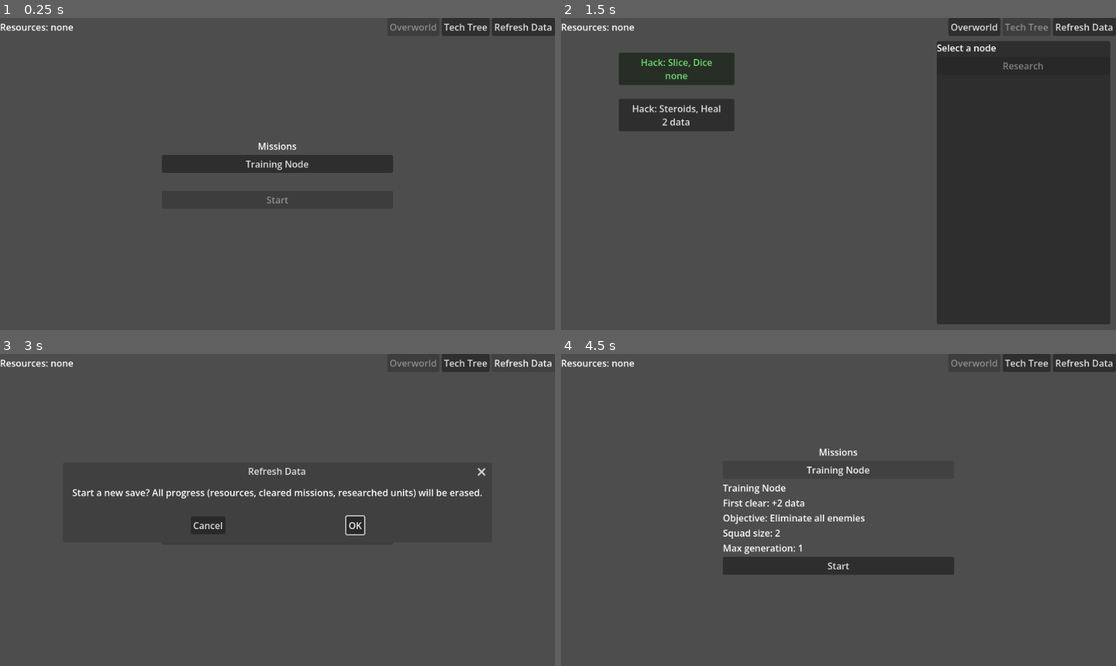
Above: before the commit, frames 1-4 (two rows, left to right).
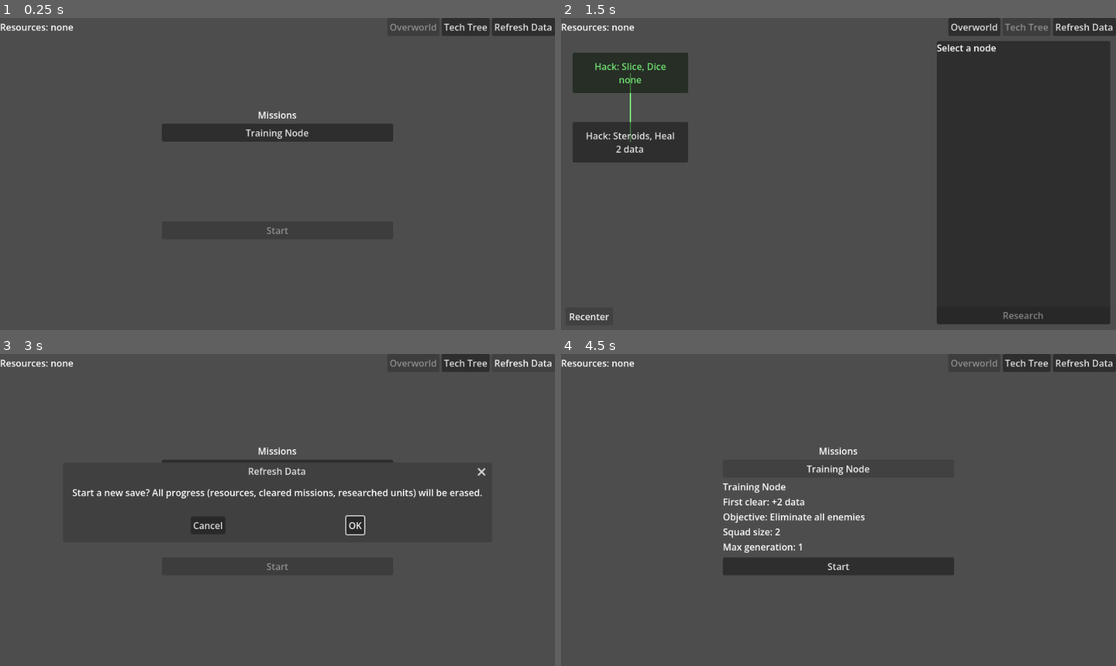
Above: after the commit, the same moments.

Repository: thirdfortuno/neufall
Game: Godot game, scene res://Overworld/Overworld.tscn
Same seed, same stepped clock (60 frames per second), same inputs: the game is played once before the commit and once after it.
Inputs (mouse positions are in pixels of both pictures, inside the frame that each line leads up to):
- Up to frame 1 (0.25 s): no input
- Up to frame 2 (1.5 s): click "Tech Tree" at 0.5 s; click (588, 317) at 1.25 s, where only the run after the commit has a clickable "Recenter"
- Up to frame 3 (3 s): click "Overworld" at 2 s; click "Refresh Data" at 2.75 s
- Up to frame 4 (4.5 s): click "OK" at 3.5 s; click "Training Node" at 4.25 s

The runs differ from the first frame. In frame 1, 4.9% of the frame differs, in the area x 29-71%, y 29-70%; in frame 2, 6.6%, in the area x 1-87%, y 11-97%; in frame 3, 0.5%; in frame 4, 1.1%.

Commit message:
Add tech prerequisites, automatic tree layout, and scrolling lists

Diff:
--- a/Battle/UI/DeployUI.gd
+++ b/Battle/UI/DeployUI.gd
@@ -6,7 +6,8 @@
 
 var roster_buttons = {}
 
-@onready var RosterList = $VBox/Roster
+@onready var RosterScroll = $VBox/RosterScroll
+@onready var RosterList = $VBox/RosterScroll/Roster
 @onready var ObjectiveLabel = $VBox/Objective
 @onready var CountLabel = $VBox/Count
 @onready var GoalsLabel = $VBox/Goals
@@ -25,6 +26,7 @@
 		RosterList.add_child(button)
 		roster_buttons[unit_id] = button
 
+	RosterScroll.fit(RosterList)
 	set_count(0, max_count)
 
 func show_objective(text):
--- a/Battle/UI/DeployUI.tscn
+++ b/Battle/UI/DeployUI.tscn
@@ -1,6 +1,7 @@
-[gd_scene load_steps=2 format=3]
+[gd_scene load_steps=3 format=3]
 
 [ext_resource type="Script" path="res://Battle/UI/DeployUI.gd" id="1_deploy"]
+[ext_resource type="Script" path="res://UI/CappedScroll.gd" id="2_scroll"]
 
 [node name="DeployUI" type="PanelContainer"]
 offset_left = 620.0
@@ -24,8 +25,15 @@
 [node name="Count" type="Label" parent="VBox"]
 layout_mode = 2
 
-[node name="Roster" type="VBoxContainer" parent="VBox"]
+[node name="RosterScroll" type="ScrollContainer" parent="VBox"]
 layout_mode = 2
+horizontal_scroll_mode = 0
+script = ExtResource("2_scroll")
+max_height = 180
+
+[node name="Roster" type="VBoxContainer" parent="VBox/RosterScroll"]
+layout_mode = 2
+size_flags_horizontal = 3
 
 [node name="Goals" type="Label" parent="VBox"]
 custom_minimum_size = Vector2(300, 0)
--- a/Data/Defs/TechNodeDef.gd
+++ b/Data/Defs/TechNodeDef.gd
@@ -3,5 +3,5 @@
 
 @export var unit: UnitDef
 @export var cost: Dictionary = {}
-@export var requires: Array[TechNodeDef] = []
-@export var position: Vector2 = Vector2.ZERO
+@export var required_units: Array[UnitDef] = []
+@export_enum("all", "any") var requires_mode: String = "all"
--- a/Data/Validator.gd
+++ b/Data/Validator.gd
@@ -30,28 +30,34 @@
 
 	return errors
 
-func tech_errors(node_id, def, node_ids, unit_ids):
+func tech_errors(node_id, def, unit_ids, obtainable_unit_ids):
 	var errors = []
 	var label = "Tech node %s" % node_id
+	var own_unit_id = ""
 
 	if def.unit == null:
 		errors.append("%s: has no unit" % label)
-	elif !unit_ids.has(def.unit.resource_path.get_file().get_basename()):
-		errors.append("%s: unit %s is not a valid unit in the UnitLibrary" % [label, def.unit.resource_path.get_file().get_basename()])
+	else:
+		own_unit_id = def.unit.resource_path.get_file().get_basename()
+		if !unit_ids.has(own_unit_id):
+			errors.append("%s: unit %s is not a valid unit in the UnitLibrary" % [label, own_unit_id])
 
 	for type in def.cost:
 		if typeof(def.cost[type]) != TYPE_INT || def.cost[type] < 0:
 			errors.append("%s: cost for '%s' must be a whole number of 0 or more" % [label, type])
 
-	for required in def.requires:
+	for required in def.required_units:
 		if required == null:
-			errors.append("%s: a requires slot is empty" % label)
-			continue
+			errors.append("%s: a required_units slot is empty" % label)
+			continue
+
 		var required_id = required.resource_path.get_file().get_basename()
-		if required_id == node_id:
-			errors.append("%s: requires itself" % label)
-		elif !node_ids.has(required_id):
-			errors.append("%s: requires %s, which is not in the TechTree" % [label, required_id])
+		if required_id == own_unit_id:
+			errors.append("%s: requires its own unit" % label)
+		elif !unit_ids.has(required_id):
+			errors.append("%s: requires unit %s, which is not a valid unit in the UnitLibrary" % [label, required_id])
+		elif !obtainable_unit_ids.has(required_id):
+			errors.append("%s: requires unit %s, which no tech node unlocks and which does not start unlocked" % [label, required_id])
 
 	return errors
 
--- a/Data/tech/hack.tres
+++ b/Data/tech/hack.tres
@@ -7,5 +7,3 @@
 script = ExtResource("1_node")
 unit = ExtResource("2_unit")
 cost = {}
-requires = Array[ExtResource("1_node")]([])
-position = Vector2(100, 20)
--- a/Data/tech/hack_support.tres
+++ b/Data/tech/hack_support.tres
@@ -1,7 +1,9 @@
-[gd_resource type="Resource" script_class="TechNodeDef" load_steps=3 format=3]
+[gd_resource type="Resource" script_class="TechNodeDef" load_steps=5 format=3]
 
 [ext_resource type="Script" path="res://Data/Defs/TechNodeDef.gd" id="1_node"]
 [ext_resource type="Resource" path="res://Data/units/hack_support.tres" id="2_unit"]
+[ext_resource type="Script" path="res://Data/Defs/UnitDef.gd" id="3_unitdef"]
+[ext_resource type="Resource" path="res://Data/units/hack.tres" id="4_hack"]
 
 [resource]
 script = ExtResource("1_node")
@@ -9,5 +11,4 @@
 cost = {
 "data": 2
 }
-requires = Array[ExtResource("1_node")]([])
-position = Vector2(100, 100)
+required_units = Array[ExtResource("3_unitdef")]([ExtResource("4_hack")])
--- a/Game/Game.gd
+++ b/Game/Game.gd
@@ -5,6 +5,7 @@
 const TECH_TREE = "res://Data/TechTree.tres"
 const CAMPAIGN = "res://Data/Campaign.tres"
 const Validator = preload("res://Data/Validator.gd")
+const TechLayout = preload("res://Game/TechLayout.gd")
 const TARGET_NAMES = ["enemy", "ally", "self", "tile"]
 const BLOCKER_NAMES = ["tile", "unit"]
 
@@ -193,10 +194,15 @@
 func node_state(node_id):
 	if is_node_unlocked(node_id):
 		return "unlocked"
-	for required_id in tech_nodes[node_id]["requires"]:
-		if !is_node_unlocked(required_id):
-			return "locked"
+	if !_prerequisites_met(node_id):
+		return "locked"
 	return "available"
+
+func node_for_unit(unit_id):
+	for node_id in tech_nodes:
+		if tech_nodes[node_id]["unit"] == unit_id:
+			return node_id
+	return null
 
 func can_afford(cost):
 	for type in cost:
@@ -402,54 +408,106 @@
 func _load_tech():
 	var tree = ResourceLoader.load(TECH_TREE, "", ResourceLoader.CACHE_MODE_REPLACE_DEEP)
 
-	var node_ids = []
-	var requires_by_id = {}
+	var node_for_unit_id = {}
+	var skipped = []
 	for node in tree.nodes:
 		if node == null:
 			_report_errors(["TechTree: a node slot is empty"])
 			continue
-
-		node_ids.append(_resource_id(node))
-		var requires = []
-		for required in node.requires:
-			if required != null:
-				requires.append(_resource_id(required))
-		requires_by_id[_resource_id(node)] = requires
+		if node.unit == null:
+			continue
+
+		var unit_id = _resource_id(node.unit)
+		if node_for_unit_id.has(unit_id):
+			_report_errors(["Tech nodes %s and %s both unlock unit %s" % [node_for_unit_id[unit_id], _resource_id(node), unit_id]])
+			skipped.append(_resource_id(node))
+		else:
+			node_for_unit_id[unit_id] = _resource_id(node)
+
+	var obtainable = node_for_unit_id.keys()
+	for unit_id in units:
+		if units[unit_id]["starts_unlocked"] && !obtainable.has(unit_id):
+			obtainable.append(unit_id)
+
+	var requires_by_id = {}
+	for node in tree.nodes:
+		if node == null || skipped.has(_resource_id(node)):
+			continue
+
+		var needs = []
+		if node.requires_mode == "all":
+			for required in node.required_units:
+				if required != null && node_for_unit_id.has(_resource_id(required)):
+					needs.append(node_for_unit_id[_resource_id(required)])
+		requires_by_id[_resource_id(node)] = needs
 
 	var in_cycle = validator.tech_cycle_ids(requires_by_id)
 
 	for node in tree.nodes:
-		if node == null:
+		if node == null || skipped.has(_resource_id(node)):
 			continue
 
 		var node_id = _resource_id(node)
-		var errors = validator.tech_errors(node_id, node, node_ids, units.keys())
+		var errors = validator.tech_errors(node_id, node, units.keys(), obtainable)
 		if in_cycle.has(node_id):
-			errors.append("Tech node %s: is part of a requires cycle" % node_id)
-		if tech_nodes.has(node_id):
-			errors.append("Tech node %s: listed twice in the TechTree" % node_id)
+			errors.append("Tech node %s: is part of a prerequisite cycle" % node_id)
 
 		if errors.size() > 0:
 			_report_errors(errors)
 			continue
+
+		var required_ids = []
+		for required in node.required_units:
+			required_ids.append(_resource_id(required))
 
 		tech_nodes[node_id] = {
 			"unit": _resource_id(node.unit),
 			"cost": node.cost.duplicate(),
-			"requires": requires_by_id[node_id],
-			"position": node.position
+			"required_units": required_ids,
+			"requires_mode": node.requires_mode
 		}
 
 	var changed = true
 	while changed:
 		changed = false
 		for node_id in tech_nodes.keys():
-			for required_id in tech_nodes[node_id]["requires"]:
-				if !tech_nodes.has(required_id):
-					_report_errors(["Tech node %s: requires %s, which has errors" % [node_id, required_id]])
-					tech_nodes.erase(node_id)
-					changed = true
-					break
+			if !_prerequisites_obtainable(node_id):
+				_report_errors(["Tech node %s: can never be unlocked, because a prerequisite unit's node has errors" % node_id])
+				tech_nodes.erase(node_id)
+				changed = true
+
+	var positions = TechLayout.new().layout(tech_nodes)
+	for node_id in positions:
+		tech_nodes[node_id]["position"] = positions[node_id]
+
+func _prerequisites_obtainable(node_id):
+	var node = tech_nodes[node_id]
+	var available_count = 0
+	for unit_id in node["required_units"]:
+		if units[unit_id]["starts_unlocked"] || node_for_unit(unit_id) != null:
+			available_count = available_count + 1
+
+	if node["required_units"].size() == 0:
+		return true
+	if node["requires_mode"] == "any":
+		return available_count > 0
+	return available_count == node["required_units"].size()
+
+func _prerequisites_met(node_id):
+	var node = tech_nodes[node_id]
+	if node["required_units"].size() == 0:
+		return true
+
+	if node["requires_mode"] == "any":
+		for unit_id in node["required_units"]:
+			if is_unit_unlocked(unit_id):
+				return true
+		return false
+
+	for unit_id in node["required_units"]:
+		if !is_unit_unlocked(unit_id):
+			return false
+	return true
 
 func _resource_id(resource):
 	return resource.resource_path.get_file().get_basename()
--- /dev/null
+++ b/Game/TechLayout.gd
@@ -0,0 +1,107 @@
+const NODE_SIZE = Vector2(200, 70)
+const COLUMN_STEP = 240.0
+const ROW_STEP = 120.0
+const MARGIN = Vector2(20, 20)
+const SWEEPS = 4
+
+func layout(tech_nodes):
+	var ids = tech_nodes.keys()
+	if ids.size() == 0:
+		return {}
+
+	var parents = _parents(tech_nodes)
+	var depth = _depths(ids, parents)
+	var layers = _ordered_layers(ids, parents, depth)
+	return _positions(layers)
+
+func _parents(tech_nodes):
+	var result = {}
+	for node_id in tech_nodes:
+		var list = []
+		for unit_id in tech_nodes[node_id]["required_units"]:
+			for other_id in tech_nodes:
+				if other_id != node_id && tech_nodes[other_id]["unit"] == unit_id:
+					list.append(other_id)
+		result[node_id] = list
+	return result
+
+func _depths(ids, parents):
+	var depth = {}
+	for node_id in ids:
+		depth[node_id] = 0
+
+	for iteration in ids.size():
+		var changed = false
+		for node_id in ids:
+			for parent_id in parents[node_id]:
+				var wanted = min(depth[parent_id] + 1, ids.size())
+				if wanted > depth[node_id]:
+					depth[node_id] = wanted
+					changed = true
+		if !changed:
+			break
+
+	return depth
+
+func _ordered_layers(ids, parents, depth):
+	var layer_count = 0
+	for node_id in ids:
+		layer_count = max(layer_count, depth[node_id] + 1)
+
+	var layers = []
+	for i in layer_count:
+		layers.append([])
+	for node_id in ids:
+		layers[depth[node_id]].append(node_id)
+
+	for sweep in SWEEPS:
+		var index_of = {}
+		for layer in layers:
+			for i in layer.size():
+				index_of[layer[i]] = i
+
+		for layer_index in range(1, layers.size()):
+			var keyed = []
+			for i in layers[layer_index].size():
+				var node_id = layers[layer_index][i]
+				var total = 0.0
+				var count = 0
+				for parent_id in parents[node_id]:
+					if depth[parent_id] < layer_index:
+						total = total + index_of[parent_id]
+						count = count + 1
+
+				var barycenter = float(i)
+				if count > 0:
+					barycenter = total / count
+				keyed.append([barycenter, i, node_id])
+
+			keyed.sort_custom(Callable(self, "_compare_keyed"))
+
+			var ordered = []
+			for entry in keyed:
+				ordered.append(entry[2])
+			layers[layer_index] = ordered
+
+	return layers
+
+func _compare_keyed(a, b):
+	if a[0] == b[0]:
+		return a[1] < b[1]
+	return a[0] < b[0]
+
+func _positions(layers):
+	var positions = {}
+	var min_x = INF
+
+	for layer_index in layers.size():
+		var layer = layers[layer_index]
+		for i in layer.size():
+			var x = (i - (layer.size() - 1) / 2.0) * COLUMN_STEP
+			positions[layer[i]] = Vector2(x, layer_index * ROW_STEP)
+			min_x = min(min_x, x)
+
+	for node_id in positions:
+		positions[node_id] = positions[node_id] - Vector2(min_x, 0) + MARGIN
+
+	return positions
--- a/Overworld/Overworld.gd
+++ b/Overworld/Overworld.gd
@@ -1,7 +1,8 @@
 extends Control
 
-@onready var MissionList = $Center/VBox/MissionList
-@onready var Details = $Center/VBox/Details
+@onready var MissionScroll = $Center/VBox/MissionScroll
+@onready var MissionList = $Center/VBox/MissionScroll/MissionList
+@onready var Details = $Center/VBox/DetailsScroll/Details
 @onready var StartButton = $Center/VBox/StartButton
 @onready var ErrorsLabel = $Center/VBox/Errors
 
@@ -24,6 +25,8 @@
 		button.disabled = !Game.is_unlocked(mission)
 		button.pressed.connect(_on_mission_button_pressed.bind(mission_id))
 		MissionList.add_child(button)
+
+	MissionScroll.fit(MissionList)
 
 func _details_text(mission_id):
 	var mission = Game.missions[mission_id]
--- a/Overworld/Overworld.tscn
+++ b/Overworld/Overworld.tscn
@@ -1,7 +1,8 @@
-[gd_scene load_steps=3 format=3]
+[gd_scene load_steps=4 format=3]
 
 [ext_resource type="Script" path="res://Overworld/Overworld.gd" id="1_select"]
 [ext_resource type="PackedScene" path="res://UI/TopBar.tscn" id="2_topbar"]
+[ext_resource type="Script" path="res://UI/CappedScroll.gd" id="3_scroll"]
 
 [node name="Overworld" type="Control"]
 layout_mode = 3
@@ -35,12 +36,25 @@
 text = "Missions"
 horizontal_alignment = 1
 
-[node name="MissionList" type="VBoxContainer" parent="Center/VBox"]
+[node name="MissionScroll" type="ScrollContainer" parent="Center/VBox"]
 layout_mode = 2
+horizontal_scroll_mode = 0
+script = ExtResource("3_scroll")
+max_height = 200
 
-[node name="Details" type="Label" parent="Center/VBox"]
-custom_minimum_size = Vector2(400, 0)
+[node name="MissionList" type="VBoxContainer" parent="Center/VBox/MissionScroll"]
 layout_mode = 2
+size_flags_horizontal = 3
+
+[node name="DetailsScroll" type="ScrollContainer" parent="Center/VBox"]
+custom_minimum_size = Vector2(400, 130)
+layout_mode = 2
+horizontal_scroll_mode = 0
+
+[node name="Details" type="Label" parent="Center/VBox/DetailsScroll"]
+custom_minimum_size = Vector2(380, 0)
+layout_mode = 2
+size_flags_horizontal = 3
 autowrap_mode = 3
 
 [node name="StartButton" type="Button" parent="Center/VBox"]
--- a/TechTree/TechTree.gd
+++ b/TechTree/TechTree.gd
@@ -1,6 +1,7 @@
 extends Control
 
-const NODE_SIZE = Vector2(200, 56)
+const TechLayout = preload("res://Game/TechLayout.gd")
+const NODE_SIZE = TechLayout.NODE_SIZE
 const STATE_COLORS = {
 	"unlocked": Color(0.5, 1.0, 0.5),
 	"available": Color(1.0, 1.0, 1.0),
@@ -8,19 +9,20 @@
 }
 
 @onready var Content = $PanView/Content
-@onready var Info = $Details/VBox/Info
+@onready var Info = $Details/VBox/InfoScroll/Info
 @onready var ResearchButton = $Details/VBox/ResearchButton
 
 var node_buttons = {}
 var selected_id
+var lines_canvas
 
 func _ready():
 	$TopBar.set_current("tech_tree")
 
-	var lines = Control.new()
-	lines.mouse_filter = Control.MOUSE_FILTER_IGNORE
-	lines.draw.connect(_draw_lines.bind(lines))
-	Content.add_child(lines)
+	lines_canvas = Control.new()
+	lines_canvas.mouse_filter = Control.MOUSE_FILTER_IGNORE
+	lines_canvas.draw.connect(_draw_lines.bind(lines_canvas))
+	Content.add_child(lines_canvas)
 
 	for node_id in Game.tech_nodes:
 		var node = Game.tech_nodes[node_id]
@@ -31,29 +33,55 @@
 			Game.unit_label(node["unit"]),
 			Game.resources_text(node["cost"])
 		]
+		if node["required_units"].size() > 1:
+			button.text = button.text + "\nNeeds %s of %d" % [
+				node["requires_mode"].to_upper(),
+				node["required_units"].size()
+			]
 		button.position = node["position"]
 		button.custom_minimum_size = NODE_SIZE
 		button.pressed.connect(_on_node_pressed.bind(node_id))
 		Content.add_child(button)
 		node_buttons[node_id] = button
 
+	if Game.tech_nodes.size() > 0:
+		var bounds
+		for node_id in Game.tech_nodes:
+			var rect = Rect2(Game.tech_nodes[node_id]["position"], NODE_SIZE)
+			if bounds == null:
+				bounds = rect
+			else:
+				bounds = bounds.merge(rect)
+		$PanView.set_bounds(bounds)
+		$PanView.recenter()
+
 	_refresh()
 
 func _draw_lines(canvas):
 	for node_id in Game.tech_nodes:
-		for required_id in Game.tech_nodes[node_id]["requires"]:
-			canvas.draw_line(
-				Game.tech_nodes[required_id]["position"] + NODE_SIZE / 2,
-				Game.tech_nodes[node_id]["position"] + NODE_SIZE / 2,
-				Color(0.7, 0.7, 0.7),
-				2.0
-			)
+		var node = Game.tech_nodes[node_id]
+		for unit_id in node["required_units"]:
+			var from_id = Game.node_for_unit(unit_id)
+			if from_id == null:
+				continue
+
+			var color = Color(0.7, 0.7, 0.7)
+			if Game.is_unit_unlocked(unit_id):
+				color = Color(0.5, 1.0, 0.5)
+
+			var from = Game.tech_nodes[from_id]["position"] + NODE_SIZE / 2
+			var to = node["position"] + NODE_SIZE / 2
+			if node["requires_mode"] == "any" && node["required_units"].size() > 1:
+				canvas.draw_dashed_line(from, to, color, 2.0, 8.0)
+			else:
+				canvas.draw_line(from, to, color, 2.0)
 
 func _refresh():
 	for node_id in node_buttons:
 		node_buttons[node_id].modulate = STATE_COLORS[Game.node_state(node_id)]
 		node_buttons[node_id].set_pressed_no_signal(node_id == selected_id)
 
+	lines_canvas.queue_redraw()
 	$TopBar.refresh()
 	_show_details()
 
@@ -72,11 +100,15 @@
 		"Cost: %s" % Game.resources_text(node["cost"])
 	]
 
-	if node["requires"].size() > 0:
-		var names = []
-		for required_id in node["requires"]:
-			names.append(Game.unit_label(Game.tech_nodes[required_id]["unit"]))
-		lines.append("Requires: %s" % ", ".join(names))
+	if node["required_units"].size() == 1:
+		lines.append("Requires:")
+	elif node["required_units"].size() > 1:
+		lines.append("Requires %s of:" % node["requires_mode"].to_upper())
+	for unit_id in node["required_units"]:
+		var mark = "[ ]"
+		if Game.is_unit_unlocked(unit_id):
+			mark = "[x]"
+		lines.append("%s %s" % [mark, Game.unit_label(unit_id)])
 
 	Info.text = "\n".join(lines)
 	ResearchButton.disabled = state != "available" || !Game.can_afford(node["cost"])
--- a/TechTree/TechTree.tscn
+++ b/TechTree/TechTree.tscn
@@ -35,9 +35,15 @@
 [node name="VBox" type="VBoxContainer" parent="Details"]
 layout_mode = 2
 
-[node name="Info" type="Label" parent="Details/VBox"]
-custom_minimum_size = Vector2(280, 0)
+[node name="InfoScroll" type="ScrollContainer" parent="Details/VBox"]
 layout_mode = 2
+size_flags_vertical = 3
+horizontal_scroll_mode = 0
+
+[node name="Info" type="Label" parent="Details/VBox/InfoScroll"]
+custom_minimum_size = Vector2(270, 0)
+layout_mode = 2
+size_flags_horizontal = 3
 text = "Select a node"
 autowrap_mode = 3
 
--- /dev/null
+++ b/UI/CappedScroll.gd
@@ -0,0 +1,6 @@
+extends ScrollContainer
+
+@export var max_height = 200
+
+func fit(content):
+	custom_minimum_size.y = min(content.get_combined_minimum_size().y, max_height)
--- a/UI/PanView.gd
+++ b/UI/PanView.gd
@@ -1,10 +1,63 @@
 extends Control
 
+const WHEEL_STEP = 60.0
+const PADDING = 20.0
+
 @onready var Content = $Content
+
+var bounds = Rect2()
+
+func set_bounds(rect):
+	bounds = rect.grow(PADDING)
+	pan(Vector2.ZERO)
+
+func pan(offset):
+	var wanted = Content.position + offset
+	Content.position = Vector2(
+		_clamp_axis(wanted.x, size.x, bounds.position.x, bounds.end.x),
+		_clamp_axis(wanted.y, size.y, bounds.position.y, bounds.end.y)
+	)
+
+func recenter():
+	Content.position = -bounds.position
+	pan(Vector2.ZERO)
+
+func _clamp_axis(value, view_size, bound_start, bound_end):
+	var at_start = -bound_start
+	var at_end = view_size - bound_end
+	return clamp(value, min(at_start, at_end), max(at_start, at_end))
 
 func _gui_input(event):
 	if (
 			event is InputEventMouseMotion &&
 			event.button_mask & MOUSE_BUTTON_MASK_LEFT
 	):
-		Content.position = Content.position + event.relative
+		pan(event.relative)
+
+func _input(event):
+	if !(event is InputEventMouseButton) || !event.pressed:
+		return
+	if !get_global_rect().has_point(event.position):
+		return
+
+	var step = Vector2.ZERO
+	match event.button_index:
+		MOUSE_BUTTON_WHEEL_UP:
+			step = Vector2(0, WHEEL_STEP)
+		MOUSE_BUTTON_WHEEL_DOWN:
+			step = Vector2(0, -WHEEL_STEP)
+		MOUSE_BUTTON_WHEEL_LEFT:
+			step = Vector2(WHEEL_STEP, 0)
+		MOUSE_BUTTON_WHEEL_RIGHT:
+			step = Vector2(-WHEEL_STEP, 0)
+		_:
+			return
+
+	if event.shift_pressed:
+		step = Vector2(step.y, step.x)
+
+	pan(step)
+	get_viewport().set_input_as_handled()
+
+func _on_recenter_button_pressed():
+	recenter()
--- a/UI/PanView.tscn
+++ b/UI/PanView.tscn
@@ -11,3 +11,17 @@
 [node name="Content" type="Control" parent="."]
 layout_mode = 0
 mouse_filter = 2
+
+[node name="RecenterButton" type="Button" parent="."]
+layout_mode = 1
+anchors_preset = 2
+anchor_top = 1.0
+anchor_bottom = 1.0
+offset_left = 8.0
+offset_top = -36.0
+offset_right = 90.0
+offset_bottom = -8.0
+grow_vertical = 0
+text = "Recenter"
+
+[connection signal="pressed" from="RecenterButton" to="." method="_on_recenter_button_pressed"]
Not shown, added: Game/TechLayout.gd.uid
Not shown, added: UI/CappedScroll.gd.uid
Not shown, changed: AGENTS.md
